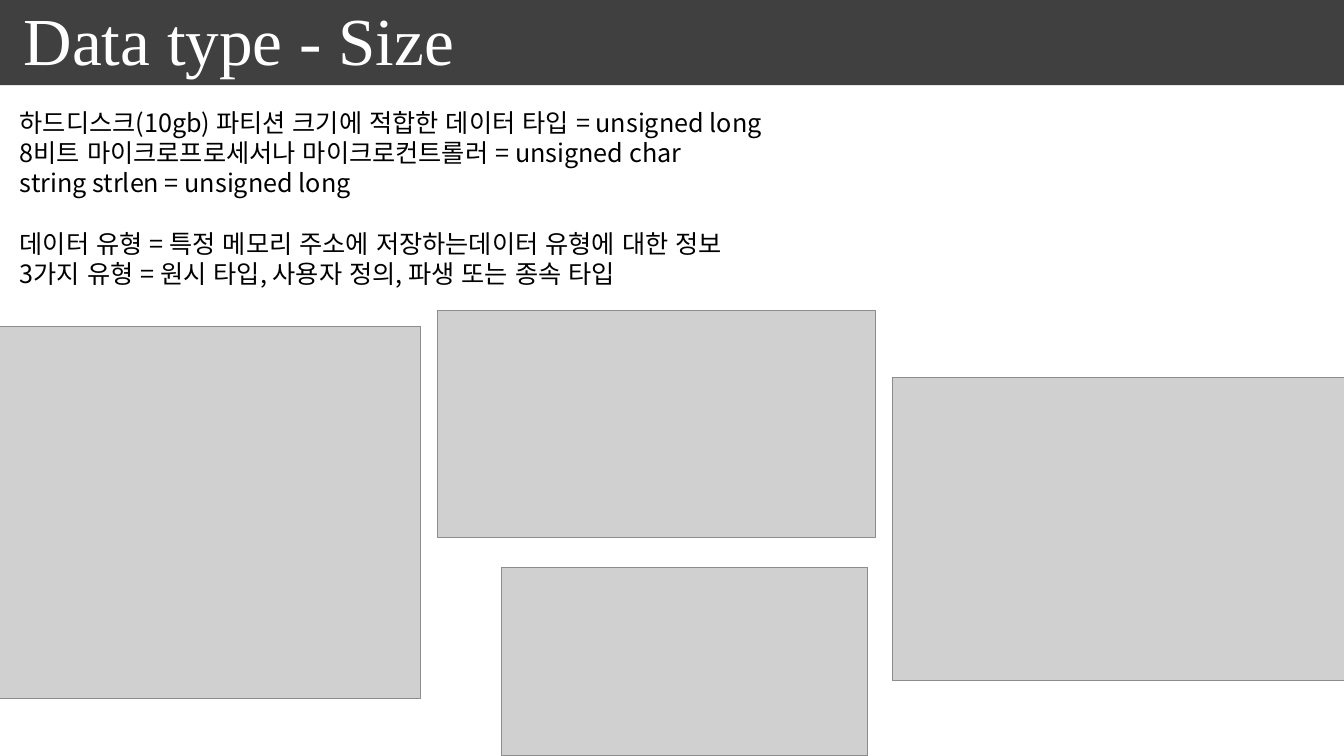
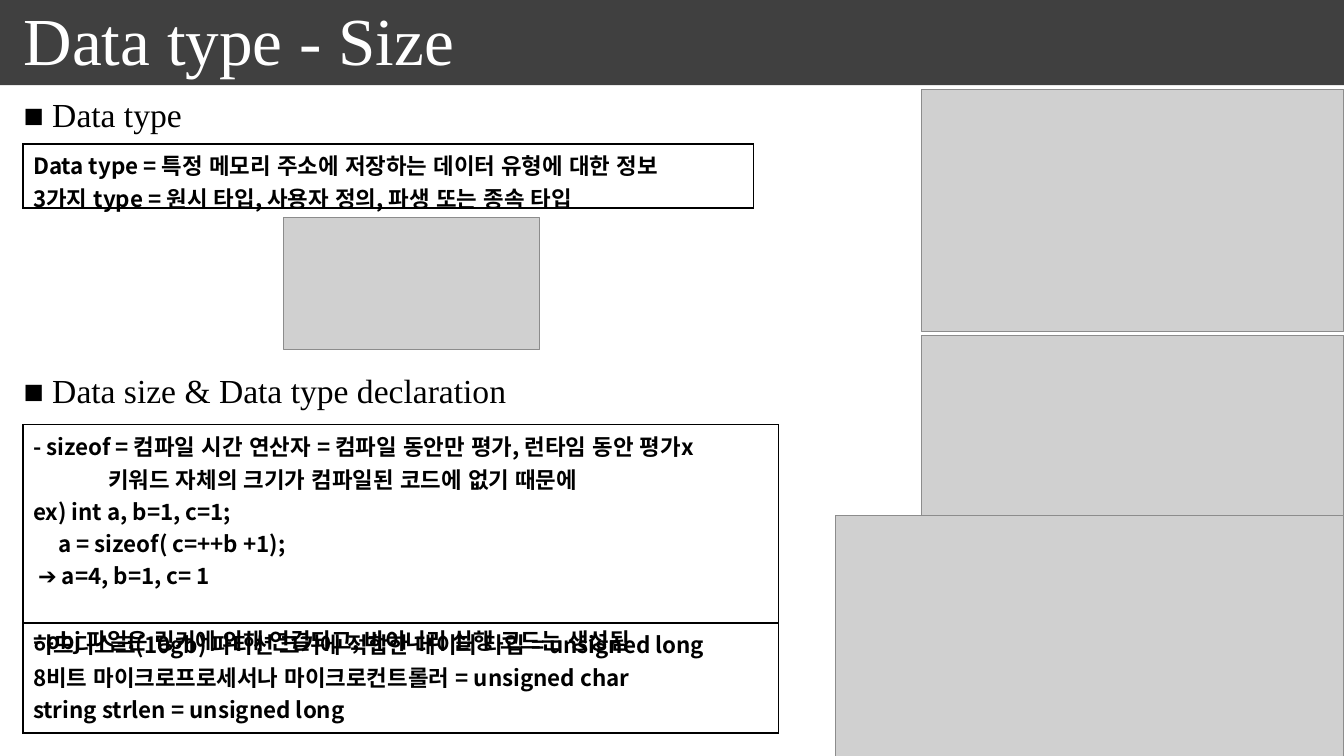
Before and after one commit to seonghokim/Study, a slide deck: slide 4 of everything in c.pptx (slide 2 before the commit). Drawn at 1344x756 pixels with LibreOffice and Linux fonts; fonts in the diff are those of the drawing; grey boxes stand for pictures. Boxes give left, top, right and bottom in pixels: in the first picture for what was removed or moved away, otherwise in the second. Text is boxed around its words. In the diff, an @@ line names an element or a change of style, - is before the commit and + after.

```diff
--- a/everything in c.pptx
+++ b/everything in c.pptx
@@ picture: place and size @@
-picture at <box>0,327,421,699</box>
+picture at <box>922,89,1344,331</box>
@@ text removed at <box>20,111,762,288</box> @@
-하드디스크(10gb) 파티션 크기에 적합한 데이터 타입 = unsigned long
-8비트 마이크로프로세서나 마이크로컨트롤러 = unsigned char
-string strlen = unsigned long
-데이터 유형 = 특정 메모리 주소에 저장하는데이터 유형에 대한 정보
-3가지 유형 = 원시 타입, 사용자 정의, 파생 또는 종속 타입
@@ text added at <box>52,105,182,134</box>, 24 pt, text #000000 @@
+■ Data type
@@ table added at <box>23,144,754,216</box>, 1 rows, 1 columns @@
+Data type = 특정 메모리 주소에 저장하는 데이터 유형에 대한 정보 / 3가지 type = 원시 타입, 사용자 정의, 파생 또는 종속 타입
@@ picture: place and size @@
-picture at <box>501,567,868,756</box>
+picture at <box>283,218,539,350</box>
@@ picture: place and size @@
-picture at <box>438,311,875,537</box>
+picture at <box>922,336,1344,516</box>
@@ text added at <box>52,379,506,409</box>, 24 pt, text #000000 @@
+■ Data size & Data type declaration
@@ table added at <box>23,424,778,733</box>, 2 rows, 1 columns @@
+- sizeof = 컴파일 시간 연산자 = 컴파일 동안만 평가, 런타임 동안 평가x / 키워드 자체의 크기가 컴파일된 코드에 없기 때문에 / ex) int a, b=1, c=1; / a = sizeof( c=++b +1); / ➔ a=4, b=1, c= 1 / - obj 파일은 링커에 의해 연결되고, 바이너리 실행 코드는 생성됨
+하드디스크(10gb) 파티션 크기에 적합한 데이터 타입 = unsigned long / 8비트 마이크로프로세서나 마이크로컨트롤러 = unsigned char / string strlen = unsigned long
@@ picture: place and size @@
-picture at <box>892,378,1344,681</box>
+picture at <box>836,515,1344,756</box>
```
Also in this commit, not shown: 7 other slides changed, 9 slides added, 1 slide removed.
